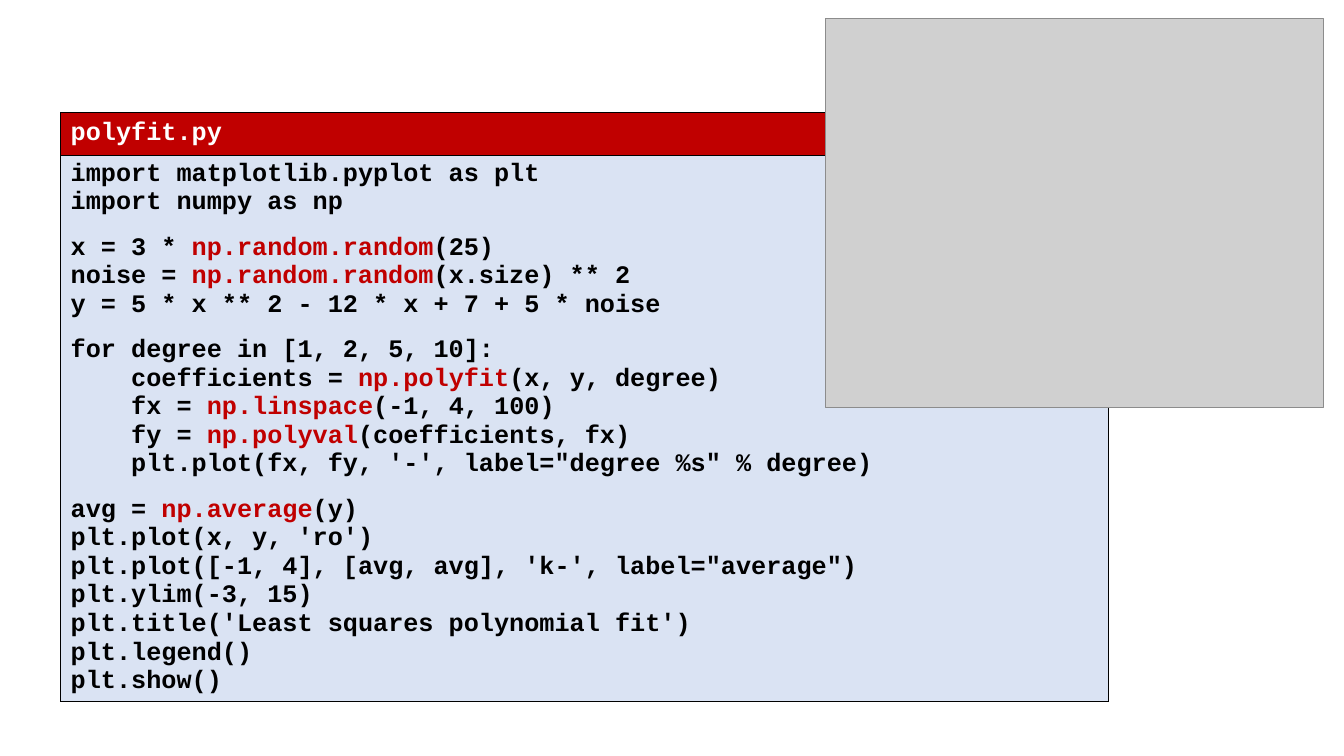
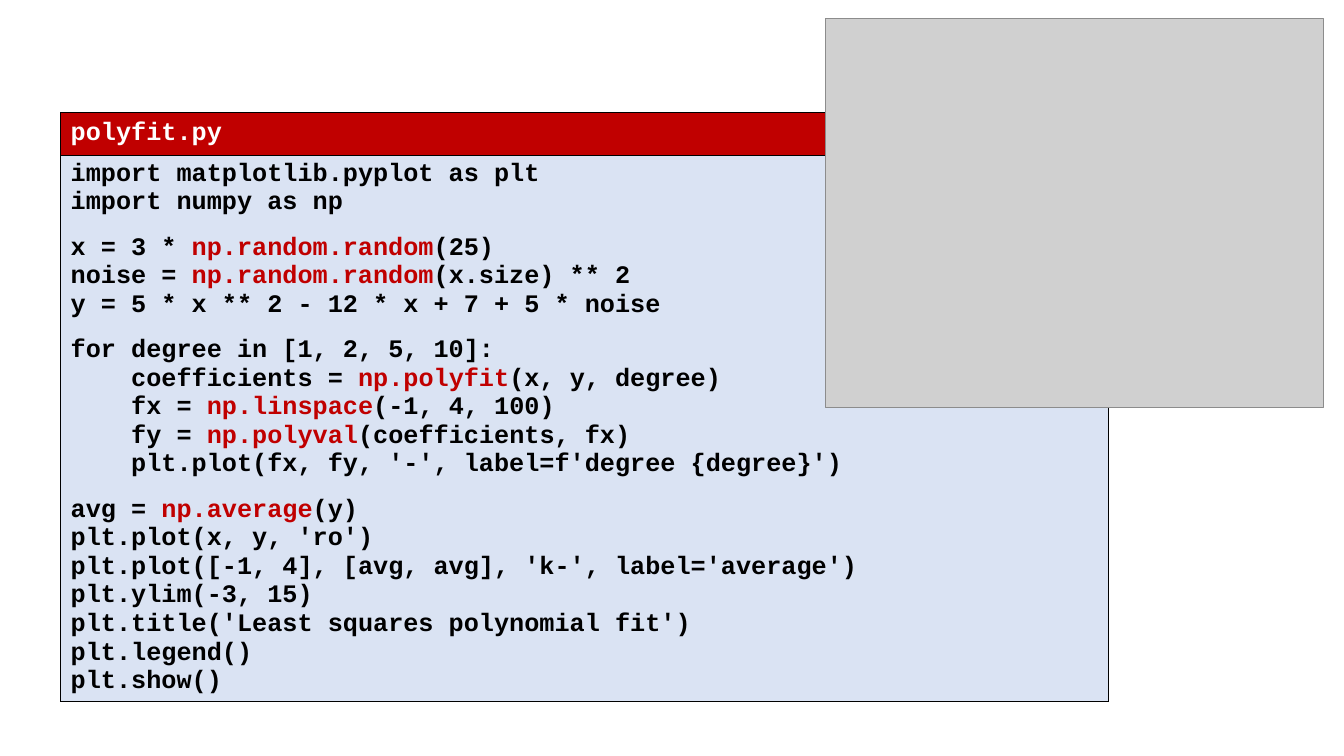
Before and after one commit to gsbrodal/gsbrodal.github.io, a slide deck: slide 28 of ipsa/slides/numpy.pptx. Drawn at 1344x756 pixels with LibreOffice and Linux fonts; fonts in the diff are those of the drawing; grey boxes stand for pictures. Boxes give left, top, right and bottom in pixels: in the first picture for what was removed or moved away, otherwise in the second. Text is boxed around its words. In the diff, an @@ line names an element or a change of style, - is before the commit and + after.

```diff
--- a/ipsa/slides/numpy.pptx
+++ b/ipsa/slides/numpy.pptx
@@ table at (60, 113, 1108, 730) @@
@@ row 2, column 1: "import matplotlib.pyplot as plt / import numpy as np / x = 3 * np.random.random(25) / noise = np.random.random(x.size) ** 2 / y = 5 * x ** 2 - 12 * x + 7 + 5 * noise / for degree in [1, 2, 5, 10]: / coefficients = np.polyfit(x, y, degree) / fx = np.linspace(-1, 4, 100) / fy = np.polyval(coefficients, fx) / plt.plot(fx, fy, '-', label="degree %s" % degree) / avg = np.average(y) / plt.plot(x, y, 'ro') / plt.plot([-1, 4], [avg, avg], 'k-', label="average") / plt.ylim(-3, 15) / plt.title('Least squares polynomial fit') / plt.legend() / plt.show()" to "import matplotlib.pyplot as plt / import numpy as np / x = 3 * np.random.random(25) / noise = np.random.random(x.size) ** 2 / y = 5 * x ** 2 - 12 * x + 7 + 5 * noise / for degree in [1, 2, 5, 10]: / coefficients = np.polyfit(x, y, degree) / fx = np.linspace(-1, 4, 100) / fy = np.polyval(coefficients, fx) / plt.plot(fx, fy, '-', label=f'degree {degree}') / avg = np.average(y) / plt.plot(x, y, 'ro') / plt.plot([-1, 4], [avg, avg], 'k-', label='average') / plt.ylim(-3, 15) / plt.title('Least squares polynomial fit') / plt.legend() / plt.show()" @@
```
Also in this commit, not shown: 1 other slide changed, 12 other files.
